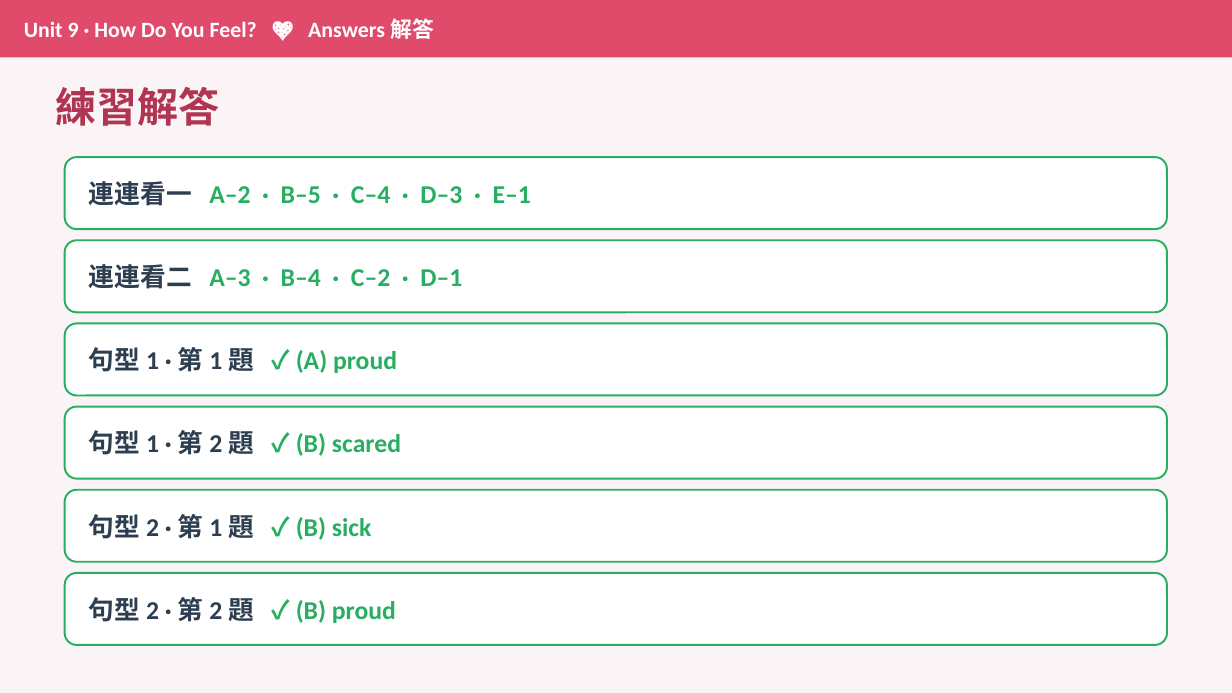
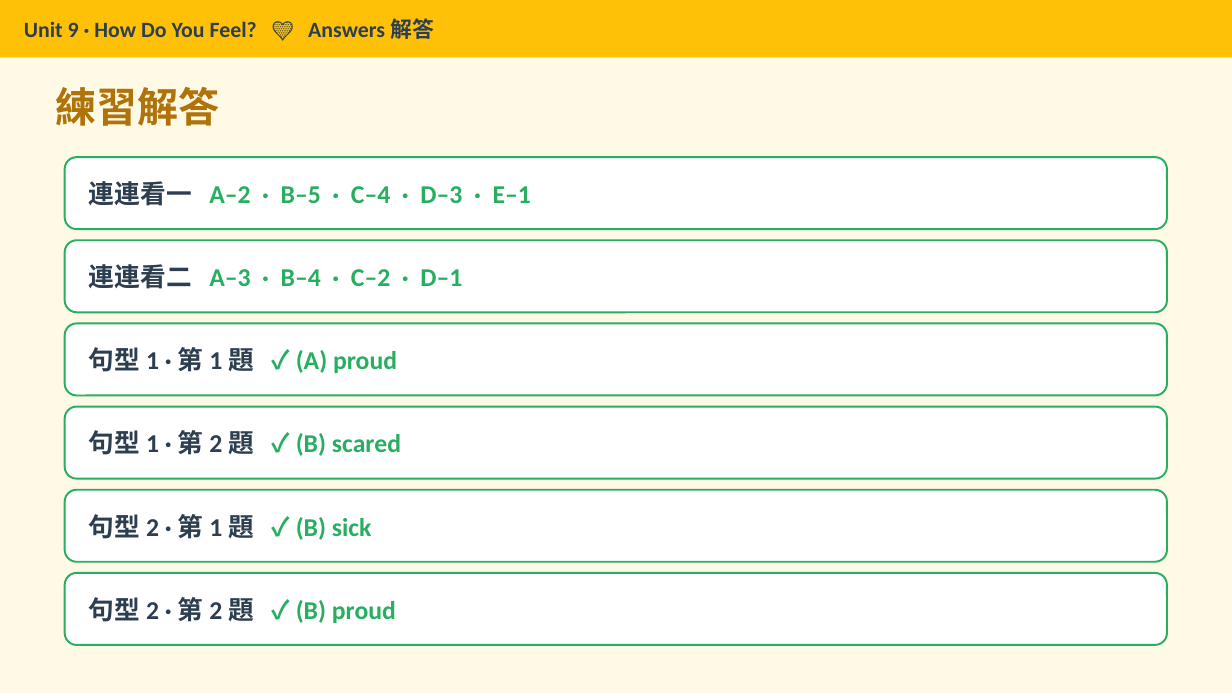
Before and after one commit to Yuchiaoniu/english, a slide deck: slide 14 of Unit9_How_Do_You_Feel.pptx. Drawn at 1232x693 pixels with LibreOffice and Linux fonts; fonts in the diff are those of the drawing. Boxes give left, top, right and bottom in pixels: in the first picture for what was removed or moved away, otherwise in the second. Text is boxed around its words. In the diff, an @@ line names an element or a change of style, - is before the commit and + after.

```diff
--- a/Unit9_How_Do_You_Feel.pptx
+++ b/Unit9_How_Do_You_Feel.pptx
@@ background #FBF4F6 to #FFFAE5 @@
@@ rectangle "Unit 9 · How Do ..." at bbox=[0, 0, 1232, 57]: fill #E04A6B to #FFC107 @@
@@ text in rectangle at bbox=[24, 18, 435, 39]: text changed; text colour #FFFFFF to #2C3E50 @@
-Unit 9 · How Do You Feel? 💖 Answers 解答
+Unit 9 · How Do You Feel? 💛 Answers 解答
@@ text "練習解答" at bbox=[55, 87, 219, 126]: text colour #B03552 to #B07309 @@
```
Also in this commit, not shown: 14 other slides changed, 3 other files.
